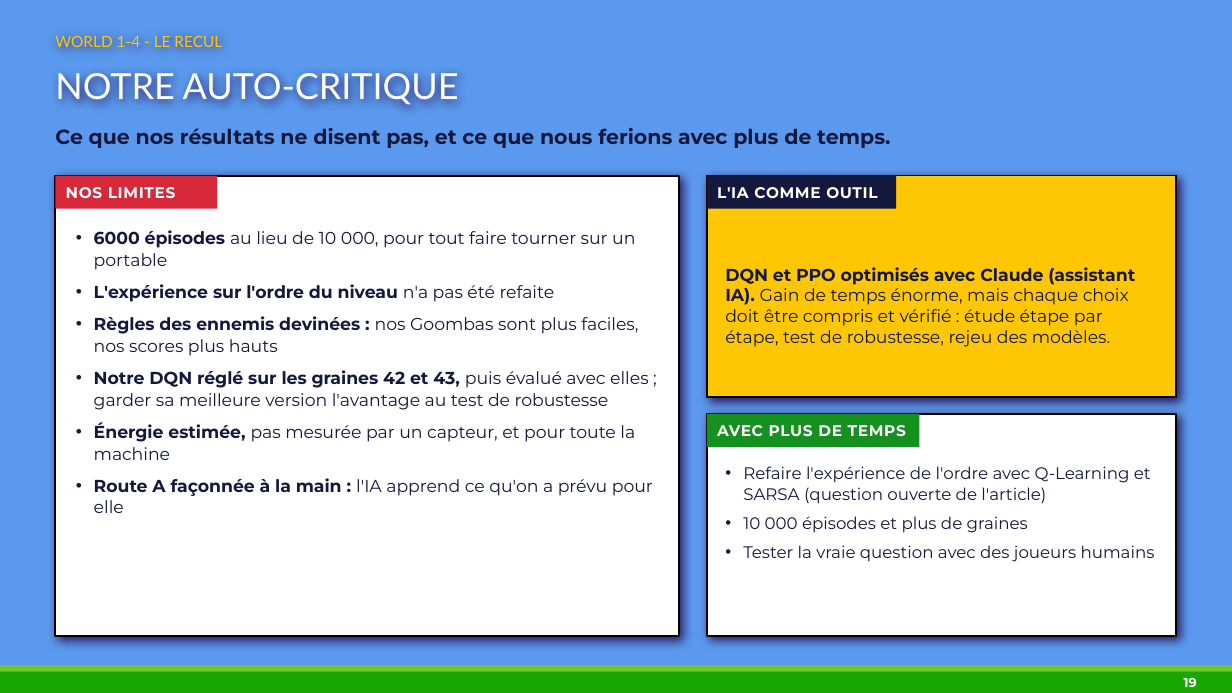
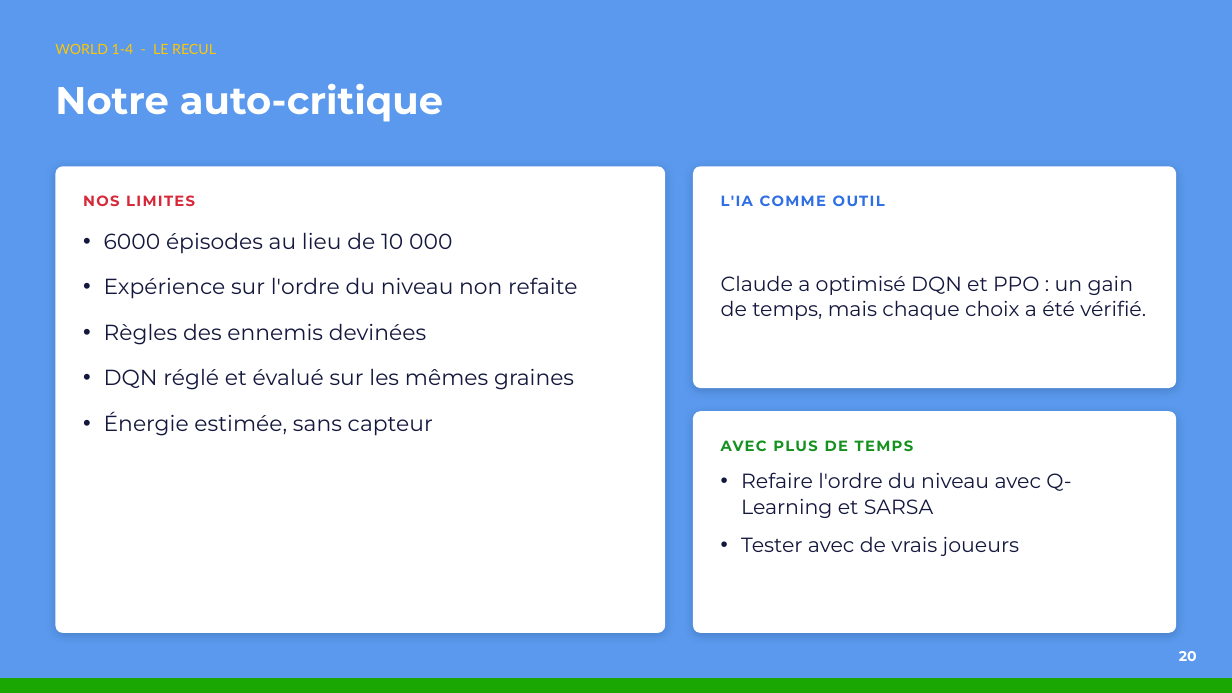
Before and after one commit to EwenBourgeat/MarioRL_FinalWork, a slide deck: slide 20 of docs/oral/Oral_RL_Mario.pptx (slide 19 before the commit). Drawn at 1232x693 pixels with LibreOffice and Linux fonts; fonts in the diff are those of the drawing. Boxes give left, top, right and bottom in pixels: in the first picture for what was removed or moved away, otherwise in the second. Text is boxed around its words. In the diff, an @@ line names an element or a change of style, - is before the commit and + after.

```diff
--- a/docs/oral/Oral_RL_Mario.pptx
+++ b/docs/oral/Oral_RL_Mario.pptx
@@ text "WORLD 1-4 - LE RECUL" moved from (x1=55, y1=36, x2=222, y2=47) to (x1=55, y1=43, x2=216, y2=54) @@
@@ text "WORLD 1-4 - LE RECUL" at (x1=55, y1=43, x2=216, y2=54): size 12 to 11 pt @@
@@ text at (x1=55, y1=84, x2=443, y2=122): text changed; size 28 to 30 pt; font Lato to Montserrat; bold on @@
-NOTRE AUTO-CRITIQUE
+Notre auto-critique
@@ text removed at (x1=55, y1=128, x2=890, y2=148) @@
-Ce que nos résultats ne disent pas, et ce que nous ferions avec plus de temps.
@@ rectangle removed at (x1=55, y1=176, x2=679, y2=636) @@
@@ rounded rectangle added at (x1=55, y1=166, x2=665, y2=633), fill #FFFFFF @@
@@ rounded rectangle added at (x1=693, y1=166, x2=1177, y2=388), fill #FFFFFF @@
@@ rectangle removed at (x1=707, y1=176, x2=1177, y2=397) @@
@@ text "NOS LIMITES" moved from (x1=55, y1=176, x2=217, y2=209) to (x1=83, y1=195, x2=195, y2=206) @@
@@ text "NOS LIMITES" at (x1=83, y1=195, x2=195, y2=206): size 12 to 11.5 pt, text colour #FFFFFF to #D62839, letter spacing 0.5 to 1 pt; fill #D62839 to none @@
@@ text "L'IA COMME OUTIL" moved from (x1=707, y1=176, x2=897, y2=209) to (x1=721, y1=195, x2=885, y2=206) @@
@@ text "L'IA COMME OUTIL" at (x1=721, y1=195, x2=885, y2=206): size 12 to 11.5 pt, text colour #FFFFFF to #2F6FE4, letter spacing 0.5 to 1 pt; fill #14183D to none @@
@@ text at (x1=104, y1=232, x2=577, y2=436): text changed; size 13.5 to 17 pt @@
-• 6000 épisodes au lieu de 10 000, pour tout faire tourner sur un portable
-• L'expérience sur l'ordre du niveau n'a pas été refaite
-• Règles des ennemis devinées : nos Goombas sont plus faciles, nos scores plus hauts
-• Notre DQN réglé sur les graines 42 et 43, puis évalué avec elles ; garder sa meilleure version l'avantage au test de robustesse
-• Énergie estimée, pas mesurée par un capteur, et pour toute la machine
-• Route A façonnée à la main : l'IA apprend ce qu'on a prévu pour elle
+• 6000 épisodes au lieu de 10 000
+• Expérience sur l'ordre du niveau non refaite
+• Règles des ennemis devinées
+• DQN réglé et évalué sur les mêmes graines
+• Énergie estimée, sans capteur
@@ text at (x1=721, y1=275, x2=1146, y2=320): text changed; size 13.5 to 16 pt @@
-DQN et PPO optimisés avec Claude (assistant IA). Gain de temps énorme, mais chaque choix doit être compris et vérifié : étude étape par étape, test de robustesse, rejeu des modèles.
+Claude a optimisé DQN et PPO : un gain de temps, mais chaque choix a été vérifié.
@@ rounded rectangle added at (x1=693, y1=411, x2=1177, y2=633), fill #FFFFFF @@
@@ rectangle removed at (x1=707, y1=414, x2=1177, y2=636) @@
@@ text "AVEC PLUS DE TEMPS" moved from (x1=707, y1=414, x2=920, y2=447) to (x1=721, y1=440, x2=914, y2=451) @@
@@ text "AVEC PLUS DE TEMPS" at (x1=721, y1=440, x2=914, y2=451): size 12 to 11.5 pt, text colour #FFFFFF to #15911F, letter spacing 0.5 to 1 pt; fill #15911F to none @@
@@ text at (x1=741, y1=472, x2=1071, y2=556): text changed; size 13 to 16 pt @@
-• Refaire l'expérience de l'ordre avec Q-Learning et SARSA (question ouverte de l'article)
-• 10 000 épisodes et plus de graines
-• Tester la vraie question avec des joueurs humains
+• Refaire l'ordre du niveau avec Q-Learning et SARSA
+• Tester avec de vrais joueurs
@@ text added at (x1=1179, y1=651, x2=1197, y2=661), 11 pt, text #FFFFFF, bold @@
+20
@@ rectangle resized from (x1=0, y1=672, x2=1232, y2=693) to (x1=0, y1=678, x2=1232, y2=693) @@
@@ rectangle removed at (x1=0, y1=665, x2=1232, y2=672) @@
@@ text removed at (x1=1184, y1=678, x2=1197, y2=687) @@
-19
```
Also in this commit, not shown: 15 other slides changed, 6 slides added, 5 slides removed, 4 other files.
